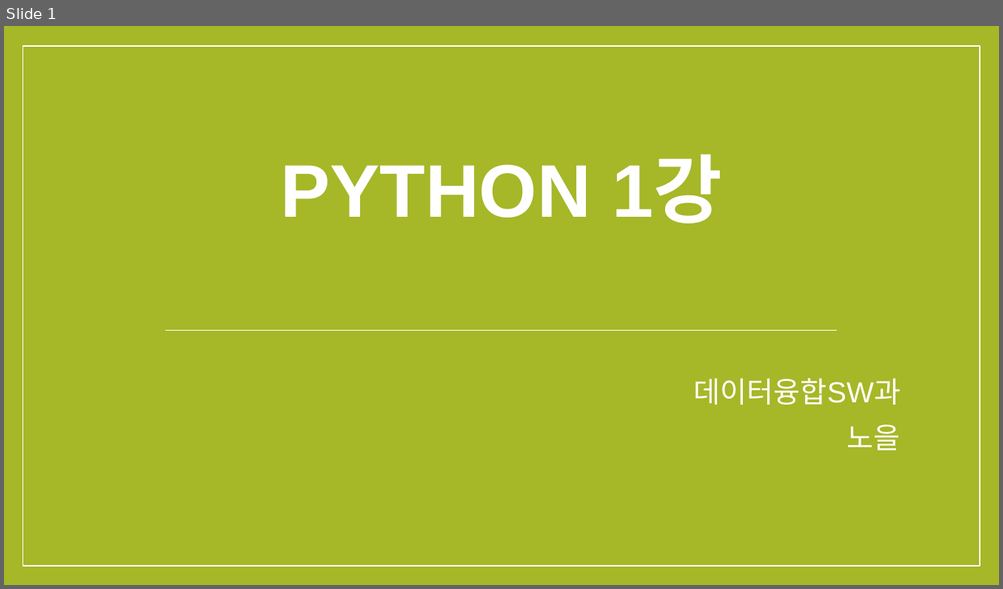
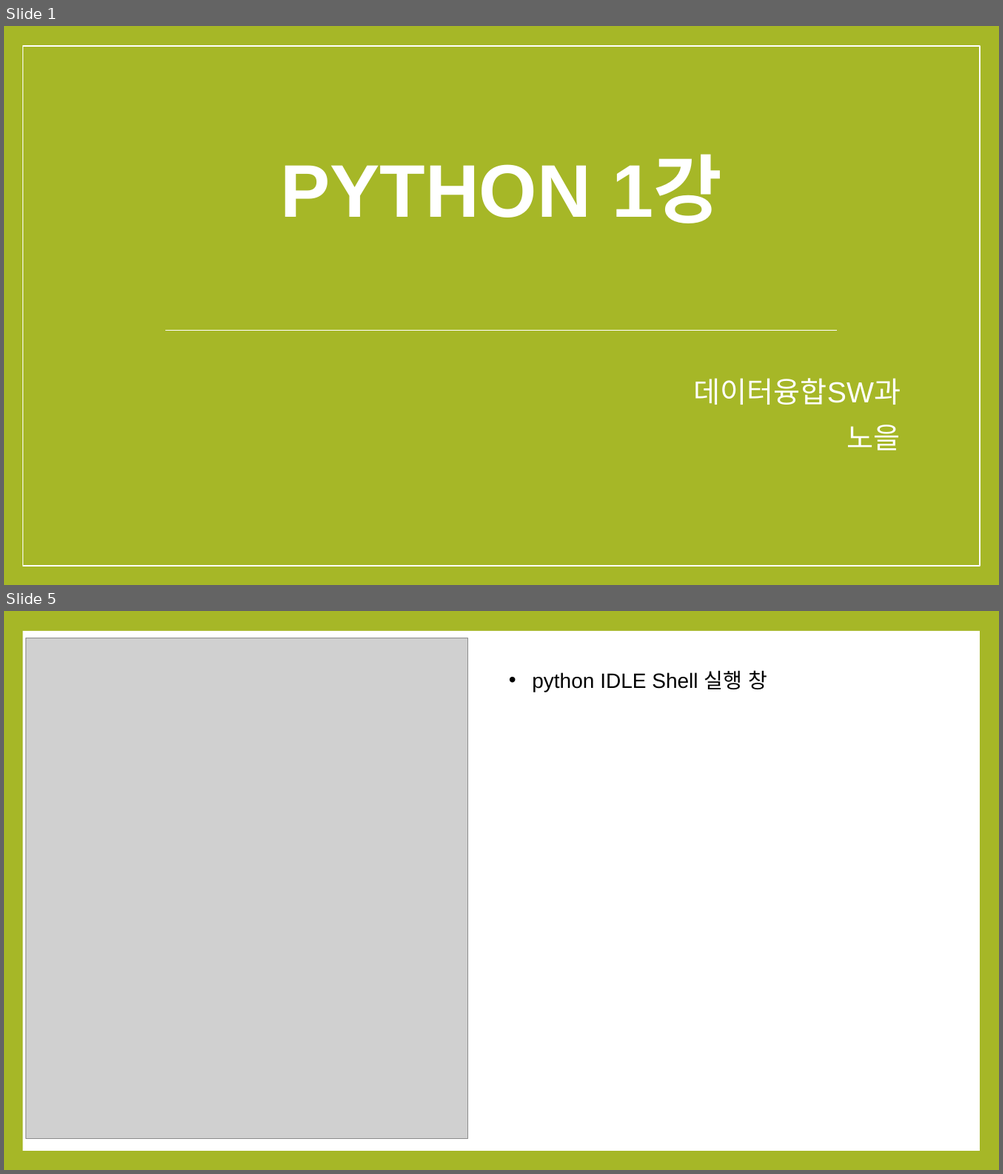
Before and after one commit to noheul1030/KOPO-Python-Vacation, a slide deck: Python과제/Python_1강.pptx. Shown one above the other, each under a label of ours: slide 1 before the commit, slides 1 and 5 after it; the slides between them are not shown. The pictures are 1003x589 and 1003x1174 pixels, drawn with LibreOffice and Linux fonts; fonts in the diff are those of the drawing; grey boxes stand for pictures. Boxes give left, top, right and bottom in pixels: in the first picture for what was removed or moved away, otherwise in the second. Text is boxed around its words. In the diff, an @@ line names an element or a change of style, - is before the commit and + after.

```diff
--- a/Python과제/Python_1강.pptx
+++ b/Python과제/Python_1강.pptx
@@ slide 5 added at box(4, 611, 999, 1170), background #A6B727 @@
@@ rectangle added at box(22, 631, 979, 1151), fill #FFFFFF @@
@@ picture added at box(26, 638, 468, 1139) @@
@@ text added at box(532, 670, 767, 692), 20 pt, text #000000 @@
+• python IDLE Shell 실행 창
```
Also in this commit, not shown: 4 slides changed.
